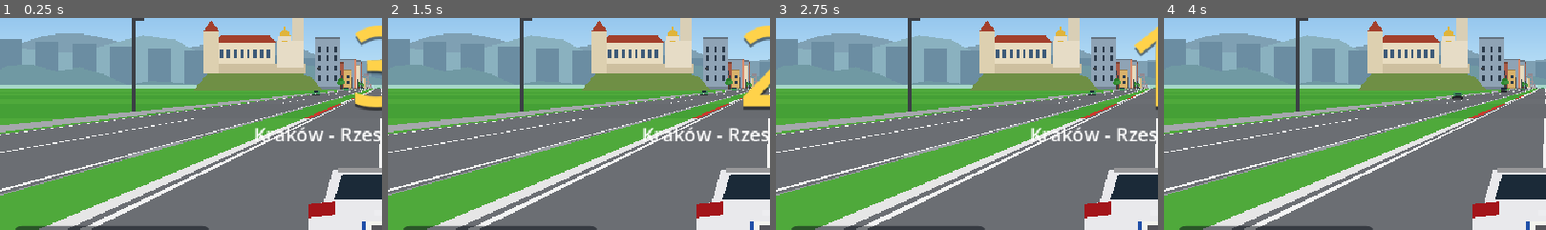
Above: before the commit, frames 1-4 (left to right).
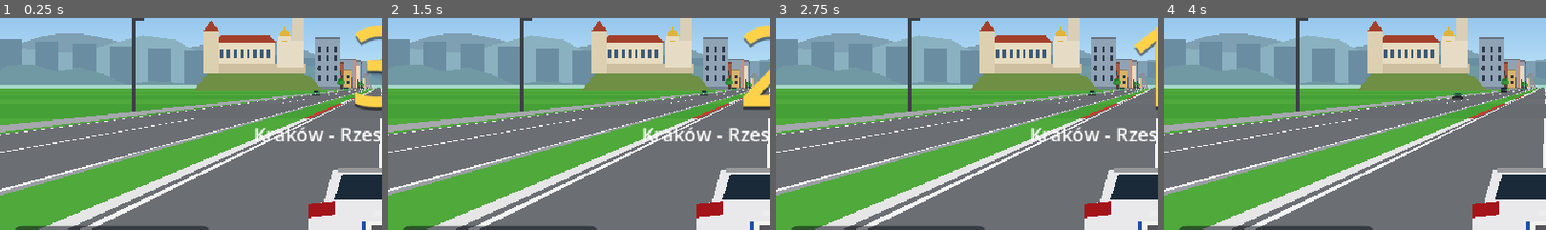
Above: after the commit, the same moments.

Repository: wickedpatrick/road-race
Game: Godot game, scene res://src/scenes/game.tscn
Two runs of this game, one before a commit and one after it. Both use one fixed random seed, a clock stepped at 60 frames per second and the inputs below. This scene is started directly instead of the project's main scene.
Inputs (mouse positions are % of the whole screen's width and height, from its top left):
- Up to frame 1 (0.25 s): no input
- Up to frame 2 (1.5 s): tap Enter at 0.5 s; move the mouse to (72, 44) at 0.52 s; hold D (right) 0.53-1.25 s; tap X at 0.6 s; click (72, 44) at 0.67 s; tap Space at 0.77 s; drag from (30, 54) to (45, 70) at 1.27 s
- Up to frame 3 (2.75 s): tap Space at 2 s; move the mouse to (60, 27) at 2.02 s; hold D (right) from 2.03 s (still down); tap Enter at 2.1 s
- Up to frame 4 (4 s): release D (right) at 2.75 s; tap Enter at 2.75 s; drag from (45, 70) to (20, 34) at 2.77 s; tap Space at 3.5, 3.77 s; move the mouse to (80, 65) at 3.52 s; hold A (left) from 3.53 s (still down); tap T at 3.6 s
The pictures show only the part of the screen within x 0-50%, y 33-83%; the shares and areas given below are measured in that part.

The runs differ from the first frame. In frame 1, 0.4% of the frame differs, in the area x 0-76%, y 44-83%; in frame 2, 0.4%; in frame 3, 0.4%; in frame 4, 0.4%.

Commit message:
Performance: traffic far from the player skips lane logic, lane lists are shared constants; the far carriageway's guardrail and lines only up close; screenshots render off-screen
Co-Authored-By: Claude Opus 5.5 <noreply@anthropic.com>

Diff:
--- a/src/logic/traffic.gd
+++ b/src/logic/traffic.gd
@@ -37,11 +37,16 @@
 var _rng := RandomNumberGenerator.new()
 
 ## Lane centres (x) for cars going the player's way, and for oncoming cars, where the road is `d` dual.
+const OWN_DUAL := [-0.5, 0.5]
+const OWN_SINGLE := [0.5]
+const ONC_DUAL := [-1.0 - Track.MEDIAN - 0.5, -1.0 - Track.MEDIAN - 1.5]
+const ONC_SINGLE := [-0.5]
+
 static func own_lanes(d: float) -> Array:
-	return [-0.5, 0.5] if d >= 0.5 else [0.5]
+	return OWN_DUAL if d >= 0.5 else OWN_SINGLE
 
 static func oncoming_lanes(d: float) -> Array:
-	return [-1.0 - Track.MEDIAN - 0.5, -1.0 - Track.MEDIAN - 1.5] if d >= 0.5 else [-0.5]
+	return ONC_DUAL if d >= 0.5 else ONC_SINGLE
 
 static func build(stage: Dictionary, seed_value: int) -> Traffic:
 	var tf := Traffic.new()
@@ -135,6 +140,8 @@
 			continue
 		if dir < 0 and c.z < 0.0:
 			c.active = false
+		if player_z > -INF and absf(c.z - player_z) > FAR:
+			continue # far from the player nobody sees the traffic, it just keeps its speed and lane
 		# keep to a lane of the road the car is on now (a road widens into a dual carriageway and narrows back)
 		if not _dual.is_empty():
 			var d := dual_at(c.z)
@@ -146,8 +153,6 @@
 					best = lx
 			c.lane_x = move_toward(c.lane_x, best, LANE_CHANGE * dt)
 		if not c.has("pace") or _target.is_empty(): continue
-		if player_z > -INF and absf(c.z - player_z) > FAR:
-			continue # far from the player nobody sees the traffic, it just keeps its speed
 		var want := _want(c, c.z + 20.0 * dir)
 		if dir < 0:
 			# queue behind a slower oncoming car (ahead of it means lower z)
--- a/src/view/world_view.gd
+++ b/src/view/world_view.gd
@@ -13,6 +13,7 @@
 const CAR_UNIT := 0.0086 ## metres per painter unit
 const PARTICLES := 70
 const MIN_CAR_SCALE := 0.008 ## traffic is drawn up to ~430 m ahead (it used to vanish beyond ~90 m)
+const FAR_DETAIL := 70 ## beyond this depth the far carriageway is drawn without its guardrail and lines
 const ITEM_FADE := 0.8 ## objects fade out of the haze from this share of the drawing distance
 
 var race: Race
@@ -498,15 +499,17 @@
 	var x1 := _x1[n]
 	var h0 := Track.ROAD_HALF_WIDTH * _s0[n] * W * 0.5
 	var h1 := Track.ROAD_HALF_WIDTH * _s1[n] * W * 0.5
+	var a := -1.0 - Track.MEDIAN * d
+	var b := a - Track.ONCOMING * d
+	var road: Color = _fog(pal.road_a if band == 0 else pal.road_b, n)
+	_quad(Vector2(x0 + b * h0, y0), Vector2(x0 + a * h0, y0), Vector2(x1 + a * h1, y1), Vector2(x1 + b * h1, y1), road)
+	if n > FAR_DETAIL:
+		return # guardrail and lines would be under a pixel wide
 	var mid := -1.0 - Track.MEDIAN * d * 0.5
 	var g := _fog(Color("9a9ea4"), n)
 	var gw0 := maxf(1.0, h0 * 0.03)
 	var gw1 := maxf(1.0, h1 * 0.03)
 	_quad(Vector2(x0 + mid * h0 - gw0, y0 - gw0 * 3.0), Vector2(x0 + mid * h0 + gw0, y0 - gw0 * 3.0), Vector2(x1 + mid * h1 + gw1, y1 - gw1 * 3.0), Vector2(x1 + mid * h1 - gw1, y1 - gw1 * 3.0), g)
-	var a := -1.0 - Track.MEDIAN * d
-	var b := a - Track.ONCOMING * d
-	var road: Color = _fog(pal.road_a if band == 0 else pal.road_b, n)
-	_quad(Vector2(x0 + b * h0, y0), Vector2(x0 + a * h0, y0), Vector2(x1 + a * h1, y1), Vector2(x1 + b * h1, y1), road)
 	var marks: Array = [a - 0.06 * d, b + 0.06 * d]
 	if band == 0: marks.append((a + b) * 0.5)
 	for k in marks:
Not shown, changed: tests/shots.sh
